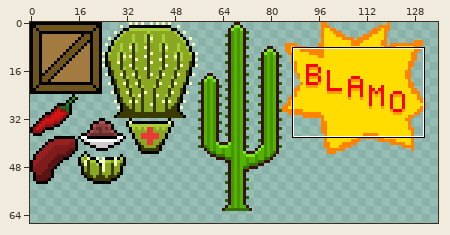
Sprite sheet, stored at Project/Assets/Sprites/sprites.png. Above, an overview of the earlier version with the close-up marked.
Close-up. Before the commit:
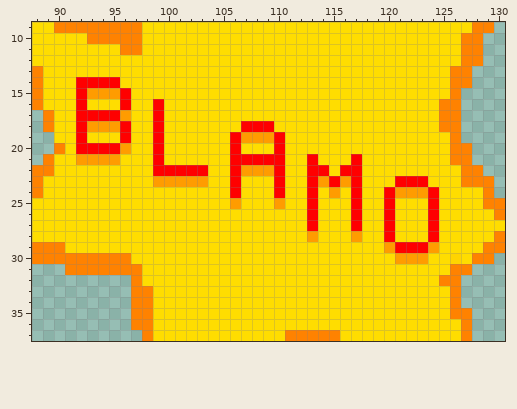
The file is 240x240 pixels. Pixels under 10% opacity are left out. Shown: x 88..130, y 9..37. The wide view leaves out empty margins.
New version:
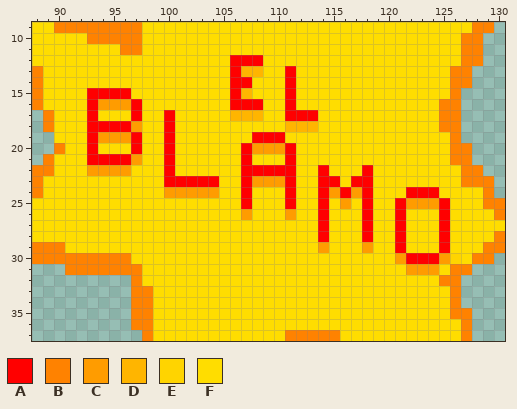
Palette (. is transparent): A #ff0000  B #ff8200  C #ff9c00  D #ffb500  E #ffd400  F #ffdd00
From old to new:
Changed rows in their new state; - is an unchanged pixel.
first column x 92:
12 --------------AAA-----------------
13 --------------ADD--A--------------
14 FFFF----------AA---A--------------
15 FAAA----------AD---A--------------
16 FACCCA-F------AAA--A--------------
17 F-FFFA-FA-----DDD--AAA------------
18 FAAA-C-FA------FFF-DDD------------
19 FACCCA-FA-----FFAA----------------
20 F-FFFA-FA-----FACCCA--------------
21 FAAAAC-FA-----F-FFFA-F---F--------
22 -CCCC--F-FFF--FAAA-A-F--FFA-------
23 -------FAAAAA-FACCCA-FA-F-A--FFF--
24 --------CCCCC-FA--FA-FA-ACA-FFAA--
25 --------------FA--FA-FA-CFA-FACCCA
26 ---------------C---C-FA--FA-FA--FA
27 ---------------------FA--FA-FA--FA
28 ---------------------FA--FA-FA--FA
29 ----------------------C---C-F-FFFA
30 ------------------------------AAAC
31 ------------------------------CCC-
Changed places in both close-ups, as pixel boxes (x1, y1, x2, y2):
changed: (76, 55, 450, 275)
